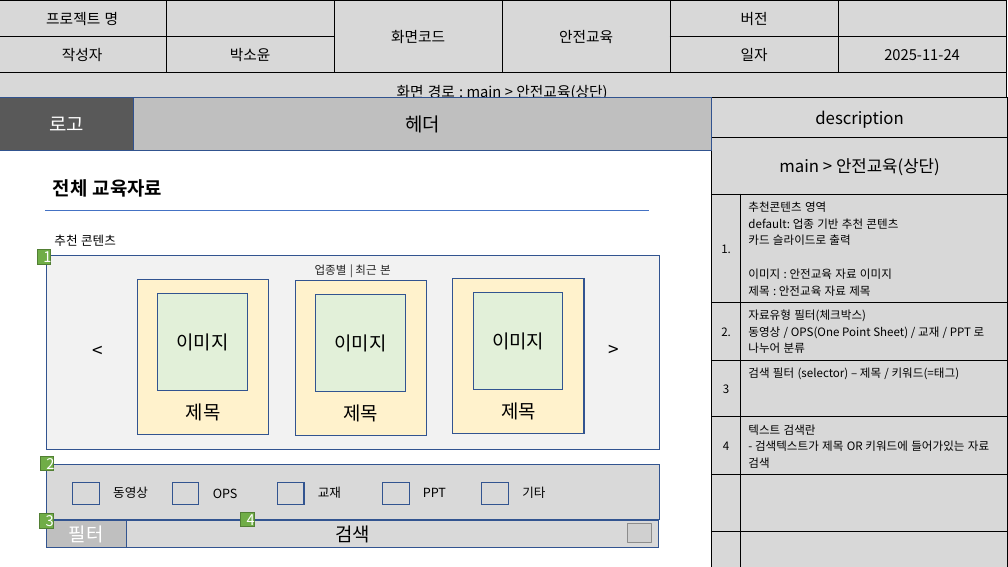
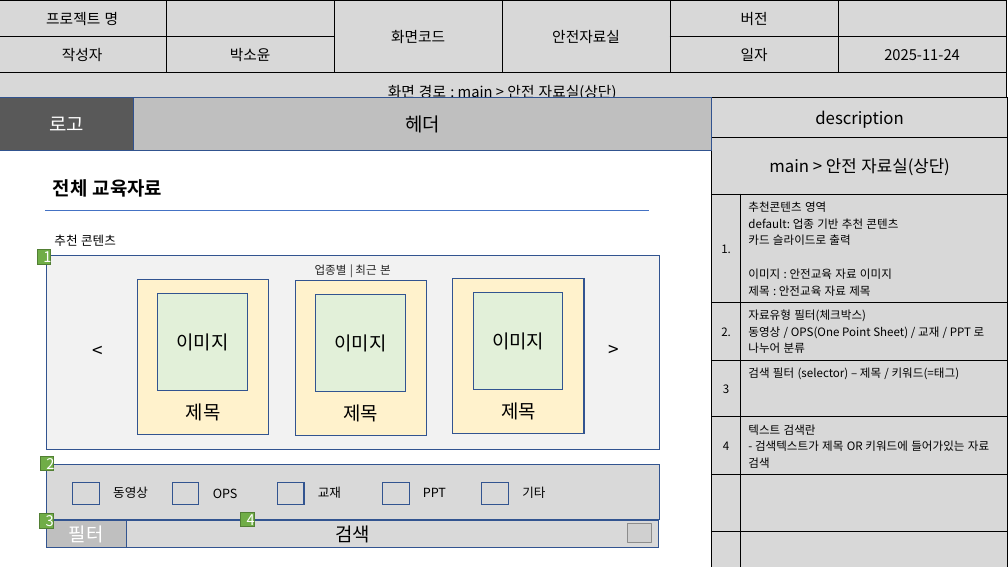
Before and after one commit to imyongchan/source, a slide deck: slide 37 of 스토리보드- 11.20/스토리보드_종합중 (2).pptx (slide 32 before the commit). Drawn at 1008x567 pixels with LibreOffice and Linux fonts; fonts in the diff are those of the drawing; grey boxes stand for pictures. Boxes give left, top, right and bottom in pixels: in the first picture for what was removed or moved away, otherwise in the second. Text is boxed around its words. In the diff, an @@ line names an element or a change of style, - is before the commit and + after.

```diff
--- a/스토리보드- 11.20/스토리보드_종합중 (2).pptx
+++ b/스토리보드- 11.20/스토리보드_종합중 (2).pptx
@@ table at [0, 0, 1006, 102] @@
-row 1, column 4: 안전교육
+row 1, column 4: 안전자료실
-row 3, column 1: 화면 경로 : main > 안전교육(상단)
+row 3, column 1: 화면 경로 : main > 안전 자료실(상단)
@@ table at [712, 98, 1008, 567] @@
-row 2, column 1: main > 안전교육(상단)
+row 2, column 1: main > 안전 자료실(상단)
```
Also in this commit, not shown: 31 other slides changed, 14 slides added, 5 slides removed.
